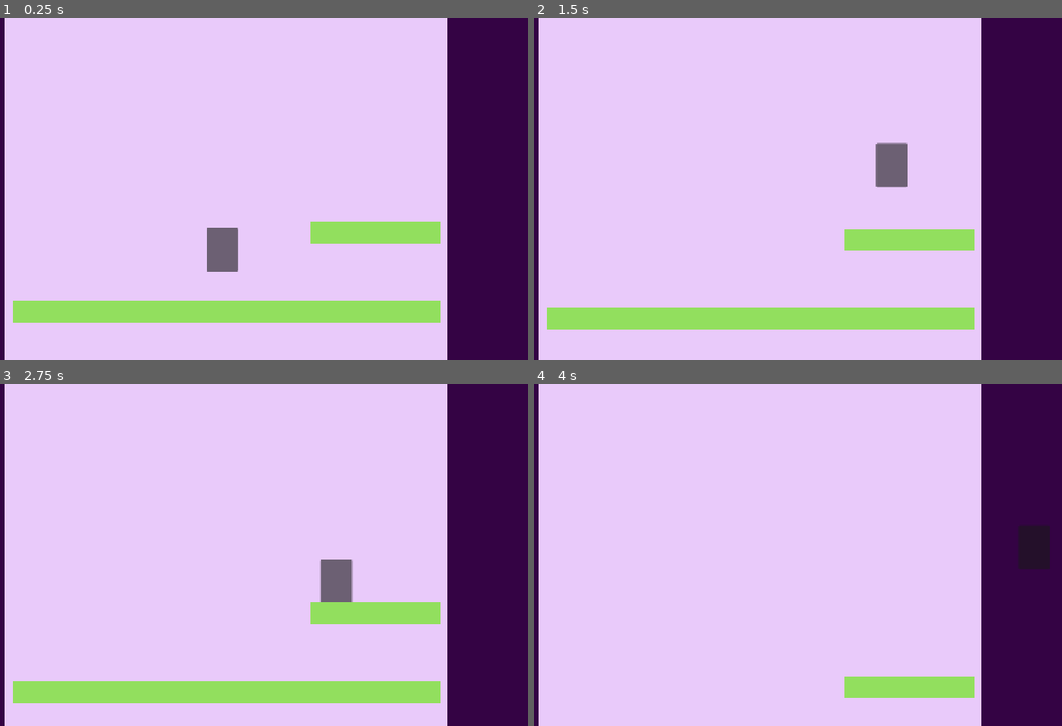
Above: before the commit, frames 1-4 (two rows, left to right).
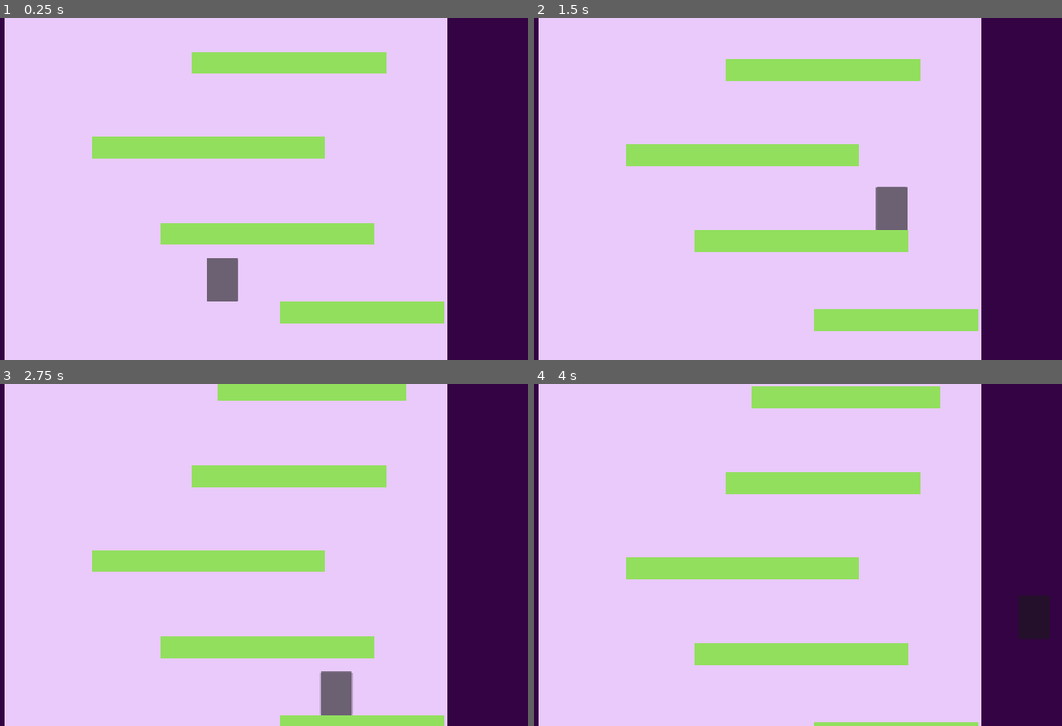
Above: after the commit, the same moments.

Repository: NileKnight1/firey-tower
Game: Godot game, scene res://scenes/game.tscn
The game is run twice, just before and just after one commit, with the same random seed, the same clock (stepped at 60 frames per second) and the same inputs.
Inputs (mouse positions are in pixels of both pictures, inside the frame that each line leads up to):
- Up to frame 1 (0.25 s): no input
- Up to frame 2 (1.5 s): tap Enter at 0.5 s; move the mouse to (893, 171) at 0.52 s; hold D (right) from 0.53 s (still down); tap Alt at 0.6 s; click (893, 171) at 0.67 s; tap Space (jump) at 0.77 s; move the mouse to (634, 206) at 1.27 s; tap Shift at 1.35 s; click (634, 206) at 1.42 s
- Up to frame 3 (2.75 s): tap Space (jump) at 1.52 s; move the mouse to (285, 479) at 2.02 s; release D (right) at 2.03 s; hold A (left) from 2.03 s (still down); tap Alt at 2.1 s; click (285, 479) at 2.17 s
- Up to frame 4 (4 s): move the mouse to (729, 623) at 2.77 s; release A (left) at 2.78 s; hold D (right) from 2.78 s (still down); tap Shift at 2.85 s; click (729, 623) at 2.92 s; tap Space (jump) at 3.02, 3.77 s; move the mouse to (940, 606) at 3.52 s; tap Alt at 3.6 s; click (940, 606) at 3.67 s

The runs differ from the first frame. In frame 1, 12% of the frame differs, in the area x 2-85%, y 10-90%; in frame 2, 13%; in frame 3, 18%, in the area x 2-85%, y 0-100%; in frame 4, 13%.

Commit message:
now spawning system works well except for one thing

Diff:
--- a/scenes/game.tscn
+++ b/scenes/game.tscn
@@ -12,9 +12,20 @@
 [sub_resource type="StyleBoxFlat" id="StyleBoxFlat_yqjtg"]
 bg_color = Color(0.5704158, 0.8732818, 0.36721402, 1)
 
+[sub_resource type="SegmentShape2D" id="SegmentShape2D_lbhrr"]
+b = Vector2(343, 0)
+
+[sub_resource type="SegmentShape2D" id="SegmentShape2D_yqjtg"]
+a = Vector2(-119, -31)
+b = Vector2(347, -32)
+
+[sub_resource type="SegmentShape2D" id="SegmentShape2D_lnu2h"]
+a = Vector2(-119, -31)
+b = Vector2(345, -33)
+
 [sub_resource type="SegmentShape2D" id="SegmentShape2D_bekt7"]
 a = Vector2(-119, -31)
-b = Vector2(158, -32)
+b = Vector2(343, -32)
 
 [node name="game" type="Node2D" unique_id=1333388129]
 position = Vector2(23, -157)
@@ -46,11 +57,31 @@
 [node name="cam" type="Camera2D" parent="." unique_id=1901883951]
 position = Vector2(-19, 66)
 position_smoothing_enabled = true
-position_smoothing_speed = 10.0
+position_smoothing_speed = 30.0
 
 [node name="refs" type="Node2D" parent="." unique_id=321723480]
 
+[node name="Panel" type="Panel" parent="refs" unique_id=902730796]
+offset_left = 100.0
+offset_top = 346.0
+offset_right = 146.242
+offset_bottom = 689.2825
+rotation = -1.5707964
+mouse_filter = 2
+theme_override_styles/panel = SubResource("StyleBoxFlat_yqjtg")
+
+[node name="StaticBody2D" type="StaticBody2D" parent="refs/Panel" unique_id=1713490980]
+position = Vector2(44, 1.5258789e-05)
+rotation = 1.5707964
+
+[node name="CollisionShape2D" type="CollisionShape2D" parent="refs/Panel/StaticBody2D" unique_id=188135072]
+position = Vector2(0, 1.5258789e-05)
+shape = SubResource("SegmentShape2D_lbhrr")
+one_way_collision = true
+debug_color = Color(0.99145573, 0, 0.27134916, 0.41960785)
+
 [node name="Panel5" type="Panel" parent="refs" unique_id=881090791]
+visible = false
 offset_left = -251.0
 offset_top = 345.9091
 offset_right = -204.75754
@@ -65,10 +96,11 @@
 
 [node name="CollisionShape2D" type="CollisionShape2D" parent="refs/Panel5/StaticBody2D" unique_id=2050433774]
 position = Vector2(-132, 195.09093)
-shape = SubResource("SegmentShape2D_bekt7")
+shape = SubResource("SegmentShape2D_yqjtg")
 one_way_collision = true
 
 [node name="Panel13" type="Panel" parent="refs" unique_id=127380853]
+visible = false
 offset_left = -333.0
 offset_top = 345.9091
 offset_right = -286.75754
@@ -83,28 +115,11 @@
 
 [node name="CollisionShape2D" type="CollisionShape2D" parent="refs/Panel13/StaticBody2D" unique_id=1368811664]
 position = Vector2(-132, 195.09093)
-shape = SubResource("SegmentShape2D_bekt7")
-one_way_collision = true
-
-[node name="Panel11" type="Panel" parent="refs" unique_id=902730796]
-offset_left = -59.0
-offset_top = 345.9091
-offset_right = -12.757538
-offset_bottom = 810.1837
-rotation = -1.5707964
-mouse_filter = 2
-theme_override_styles/panel = SubResource("StyleBoxFlat_yqjtg")
-
-[node name="StaticBody2D" type="StaticBody2D" parent="refs/Panel11" unique_id=1713490980]
-position = Vector2(208, 251.00002)
-rotation = 1.5707964
-
-[node name="CollisionShape2D" type="CollisionShape2D" parent="refs/Panel11/StaticBody2D" unique_id=188135072]
-position = Vector2(-132, 195.09093)
-shape = SubResource("SegmentShape2D_bekt7")
+shape = SubResource("SegmentShape2D_lnu2h")
 one_way_collision = true
 
 [node name="Panel12" type="Panel" parent="refs" unique_id=627667440]
+visible = false
 offset_left = -458.0
 offset_top = 345.9091
 offset_right = -411.75754
@@ -123,6 +138,7 @@
 one_way_collision = true
 
 [node name="Panel6" type="Panel" parent="refs" unique_id=1928249655]
+visible = false
 offset_left = -358.0
 offset_top = 345.9091
 offset_right = -311.75754
@@ -141,6 +157,7 @@
 one_way_collision = true
 
 [node name="Panel7" type="Panel" parent="refs" unique_id=1572146679]
+visible = false
 offset_left = -166.0
 offset_top = 345.9091
 offset_right = -119.75754
@@ -159,6 +176,7 @@
 one_way_collision = true
 
 [node name="Panel8" type="Panel" parent="refs" unique_id=1243962576]
+visible = false
 offset_left = 34.0
 offset_top = 345.9091
 offset_right = 80.24246
@@ -177,6 +195,7 @@
 one_way_collision = true
 
 [node name="Panel9" type="Panel" parent="refs" unique_id=280465796]
+visible = false
 offset_left = 162.0
 offset_top = 345.9091
 offset_right = 208.24246
@@ -195,6 +214,7 @@
 one_way_collision = true
 
 [node name="Panel10" type="Panel" parent="refs" unique_id=116899700]
+visible = false
 offset_left = -462.0
 offset_top = 345.9091
 offset_right = -415.75754
@@ -212,4 +232,4 @@
 shape = SubResource("SegmentShape2D_bekt7")
 one_way_collision = true
 
-[node name="platforms" type="Node2D" parent="." unique_id=1476126608]
+[node name="platforms" type="Node2D" parent="." unique_id=2060272257]
--- a/scripts/game.gd
+++ b/scripts/game.gd
@@ -2,7 +2,14 @@
 
 
 func _ready() -> void:
-	spawn_platform()
+	start_game()
+
+func start_game():
+	spawn_apply()
+
+func spawn_apply():
+	if $platforms.get_child_count():
+		pass
 
 
 func _process(delta: float) -> void:
@@ -11,14 +18,37 @@
 	if ($cam.position.y - $player.position.y) > 100:
 		$cam.position.y -= 70
 
+	#print(cur_y)
+	#print($cam.position.y)
+
+	if abs(cur_y-$cam.position.y) < 500:
+		spawn_platform()
+	print($platforms.get_child_count())
+	if $platforms.get_child_count() > 10:
+		$platforms.get_child(0).queue_free()
 
 	pass
 
 var cur_y = 180
 
+# panel pos.x -480:125
+# panel size.y 325:540
+
+
+@onready var ref: Panel = $refs/Panel
+
 func spawn_platform():
-	var temp = randi_range(0, $refs.get_child_count()-1)
-	temp = $refs.get_child(temp).duplicate()
+	#var temp = randi_range(0, $refs.get_child_count()-1)
+	#temp = $refs.get_child(temp).duplicate()
+
+	var temp = ref.duplicate()
+	temp.position.x = randf_range(-480, 125)
+	temp.size.y = randf_range(325, min(540, 450-temp.position.x))
+	#print(temp.position.x)
+	#print(540-temp.position.x)
+
+	temp.get_child(0).get_child(0).shape.b.x = temp.size.y
+
 	temp.position.y = cur_y
 	cur_y -= 180
 
--- a/scripts/player.gd
+++ b/scripts/player.gd
@@ -2,12 +2,12 @@
 
 
 const SPEED = 300.0
-const JUMP_VELOCITY = -700.0
+const JUMP_VELOCITY = -1300.0
 
 
 func _physics_process(delta: float) -> void:
 	if not is_on_floor():
-		velocity += get_gravity() * delta
+		velocity += get_gravity() * delta *5
 
 	if Input.is_action_just_pressed("jump") and is_on_floor():
 		velocity.y = JUMP_VELOCITY
